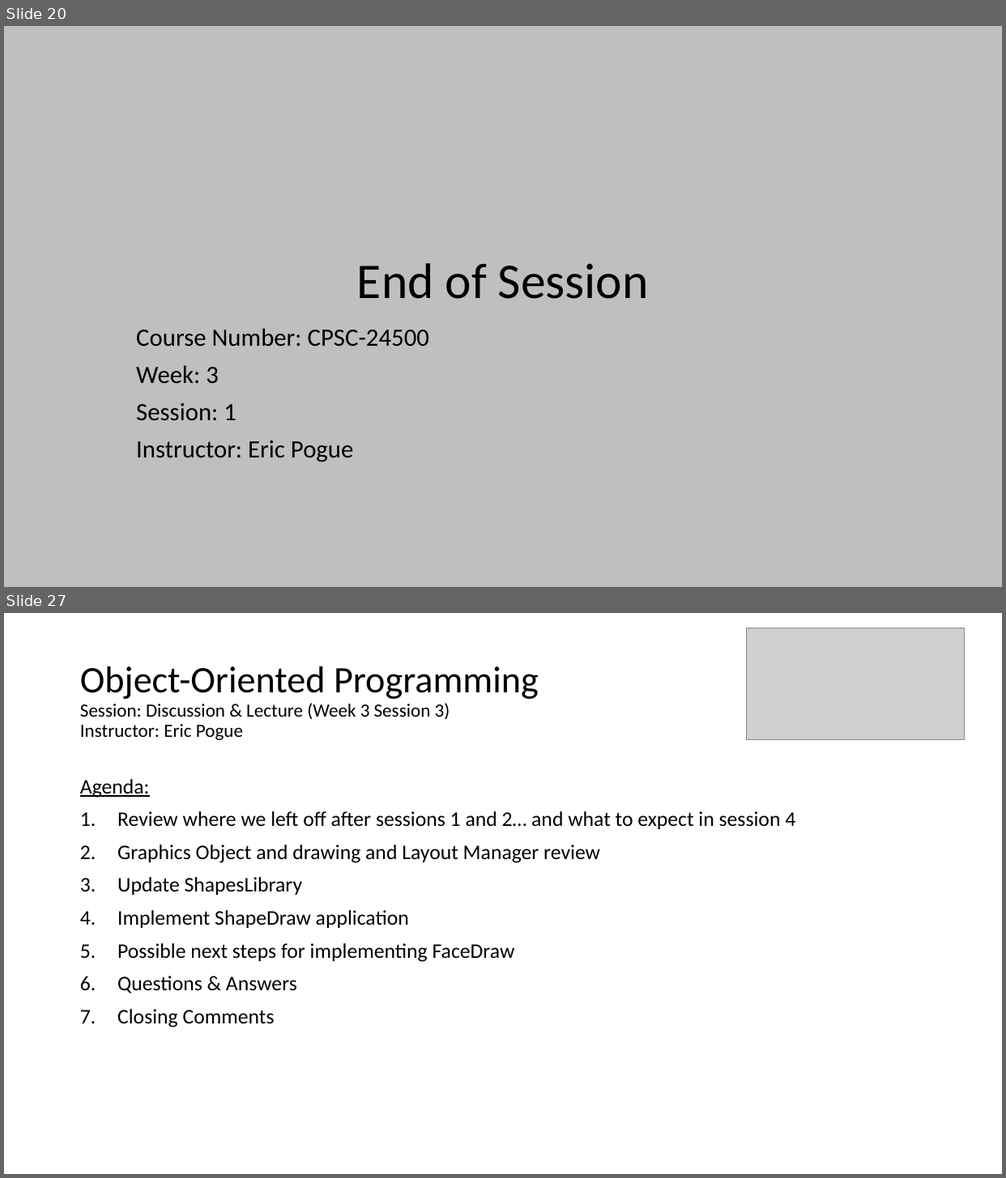
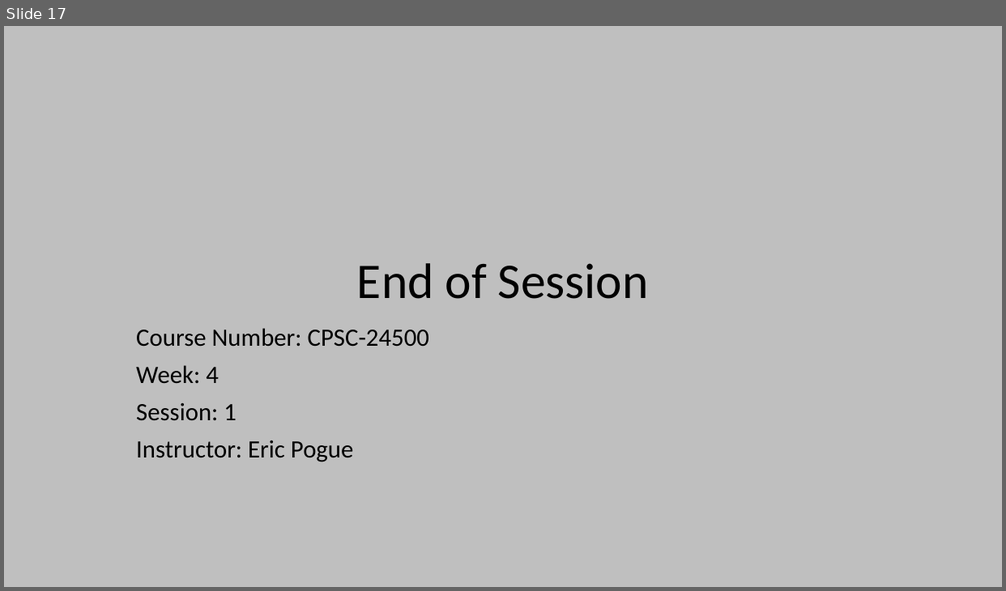
Before and after one commit to EricJPogue/www-epogue-info, a slide deck: CPSC-24500/Week04/2017SpringW04Slides.pptx. Shown one above the other, each under a label of ours: slides 20 and 27 before the commit, slide 17 after it; the slides between them are not shown. The pictures are 1006x1178 and 1006x591 pixels, drawn with LibreOffice and Linux fonts; fonts in the diff are those of the drawing; grey boxes stand for pictures. Boxes give left, top, right and bottom in pixels: in the first picture for what was removed or moved away, otherwise in the second. Text is boxed around its words. In the diff, an @@ line names an element or a change of style, - is before the commit and + after.

Commit message:
Add session 1 video html.

```diff
--- a/CPSC-24500/Week04/2017SpringW04Slides.pptx
+++ b/CPSC-24500/Week04/2017SpringW04Slides.pptx
@@ slide 27 removed at (x1=4, y1=613, x2=1002, y2=1174), background #FFFFFF @@
@@ picture removed at (x1=747, y1=628, x2=965, y2=739) @@
@@ title removed at (x1=80, y1=666, x2=539, y2=740) @@
-Object-Oriented Programming
-Session: Discussion & Lecture (Week 3 Session 3)
-Instructor: Eric Pogue
@@ text removed at (x1=80, y1=779, x2=795, y2=1028) @@
-Agenda:
-1. Review where we left off after sessions 1 and 2… and what to expect in session 4
-2. Graphics Object and drawing and Layout Manager review
-3. Update ShapesLibrary
-4. Implement ShapeDraw application
-5. Possible next steps for implementing FaceDraw
-6. Questions & Answers
-7. Closing Comments
@@ what was slide 20 is now slide 17 @@
@@ slide 17 changed as well @@
@@ subtitle at (x1=136, y1=365, x2=219, y2=383): text changed @@
-Week: 3
+Week: 4
```
Also in this commit, not shown: 5 other slides changed, 10 slides added, 33 other slides removed, 2 other files.
